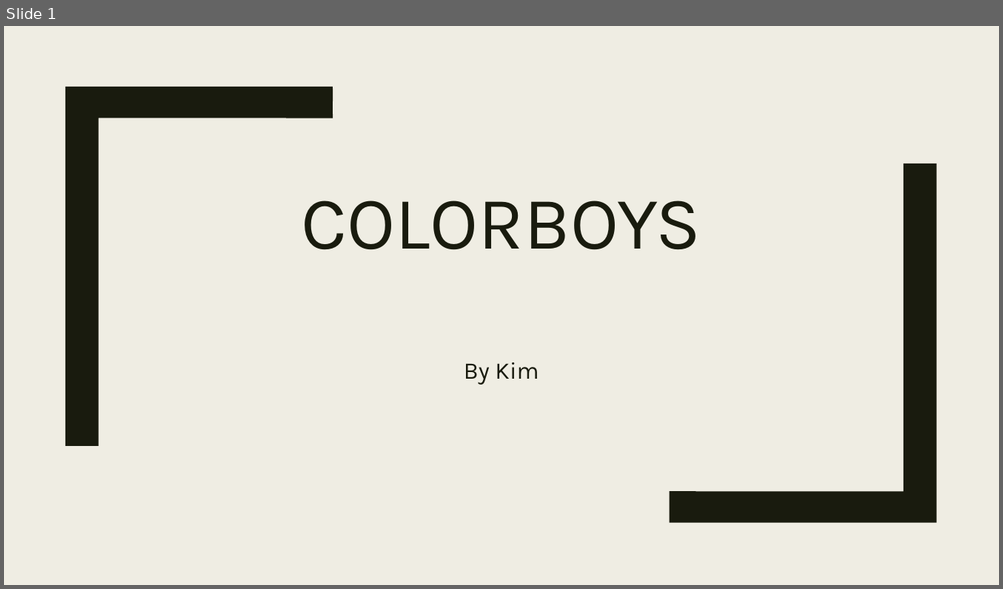
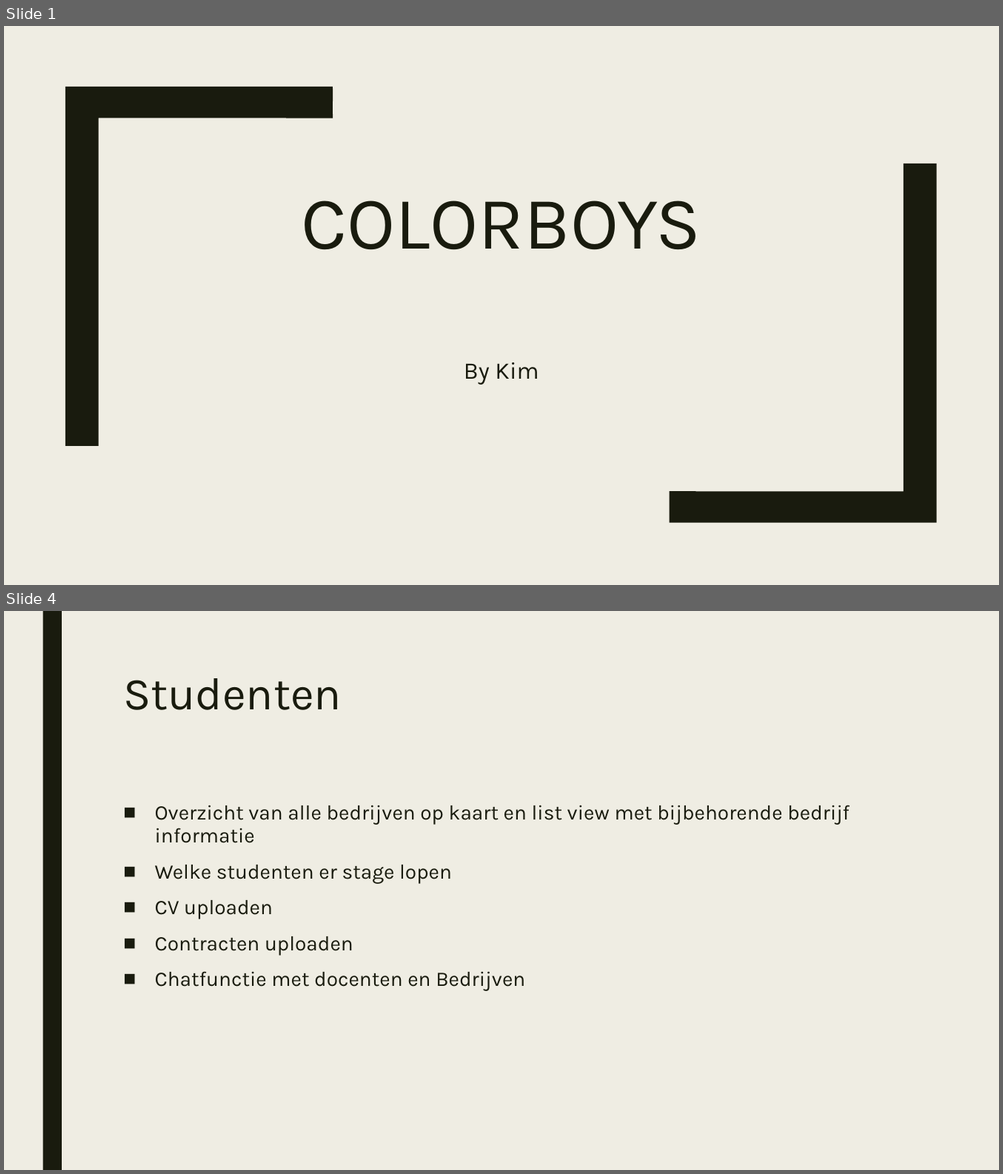
Before and after one commit to Tom0205/StageBeheer, a slide deck: Documenten/PitchPP.pptx. Shown one above the other, each under a label of ours: slide 1 before the commit, slides 1 and 4 after it; the slides between them are not shown. The pictures are 1003x589 and 1003x1174 pixels, drawn with LibreOffice and Linux fonts; fonts in the diff are those of the drawing. Boxes give left, top, right and bottom in pixels: in the first picture for what was removed or moved away, otherwise in the second. Text is boxed around its words. In the diff, an @@ line names an element or a change of style, - is before the commit and + after.

Commit message:
Pitch2

```diff
--- a/Documenten/PitchPP.pptx
+++ b/Documenten/PitchPP.pptx
@@ slide 4 added at (4,611,999,1170), background #EFEDE3 @@
@@ rectangle added at (42,611,62,1170), fill #191B0E @@
@@ title added at (123,678,341,710), 44 pt, text #191B0E @@
+Studenten
@@ text added at (155,805,849,991), 20 pt, text #191B0E @@
+■ Overzicht van alle bedrijven op kaart en list view met bijbehorende bedrijf informatie
+■ Welke studenten er stage lopen
+■ CV uploaden
+■ Contracten uploaden
+■ Chatfunctie met docenten en Bedrijven
```
Also in this commit, not shown: 1 slide changed, 3 other slides added, 2 slides removed, 1 other file.
